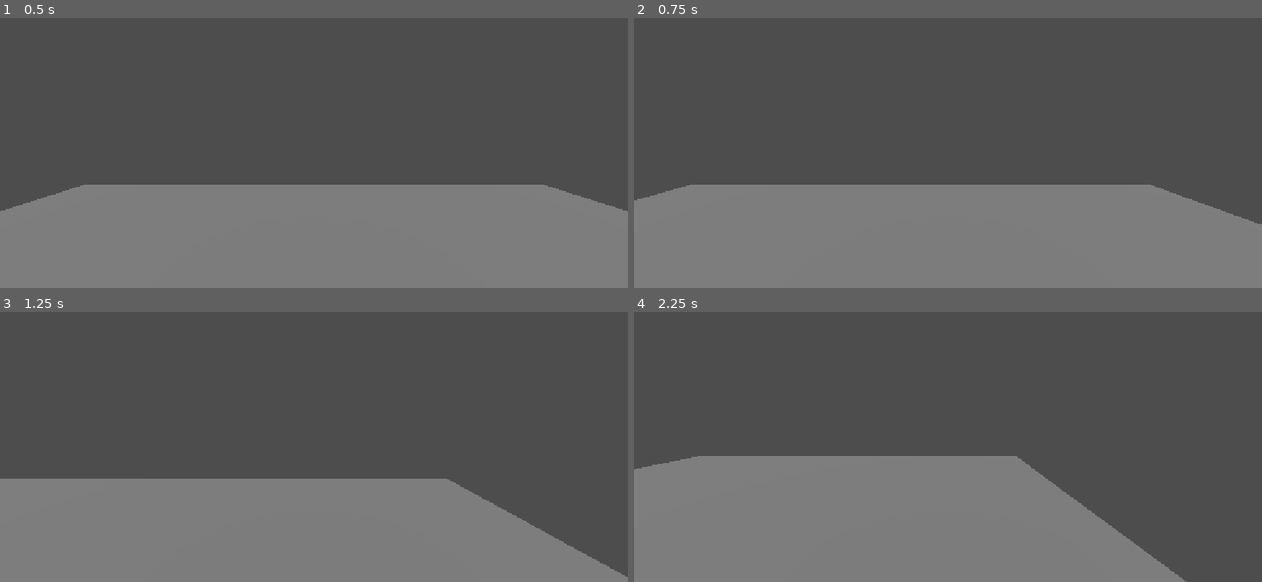
Above: before the commit, frames 1-4 (two rows, left to right).
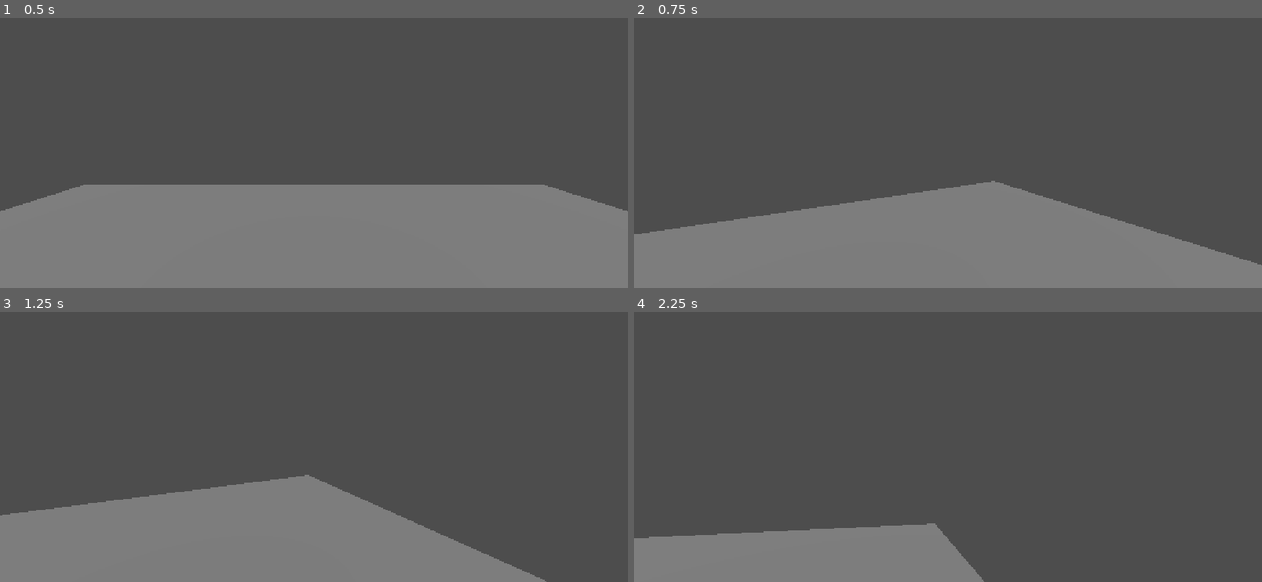
Above: after the commit, the same moments.

Repository: Ryts319/nightshiftIT
Game: Godot game, scene res://main.tscn
Same seed, same stepped clock (60 frames per second), same inputs: the game is played once before the commit and once after it. The project has no main scene, so this scene is started directly.
Inputs (mouse positions are in pixels of both pictures, inside the frame that each line leads up to):
- Up to frame 1 (0.5 s): no input
- Up to frame 2 (0.75 s): tap Enter at 0.5 s; move the mouse to (1086, 93) at 0.52 s; hold D (move_right) from 0.53 s (still down); click (1086, 93) at 0.67 s
- Up to frame 3 (1.25 s): keep holding D (move_right)
- Up to frame 4 (2.25 s): move the mouse to (822, 422) at 1.27 s; release D (move_right) at 1.28 s; hold S (move_backward) 1.28-2.03 s; click (822, 422) at 1.42 s; move the mouse to (1010, 328) at 2.02 s; hold D (move_right) from 2.03 s (still down); click (1010, 328) at 2.17 s

Frame 1 is identical in both runs. In frame 2, 9.5% of the frame differs, in the area x 0-100%, y 60-92%; in frame 3, 9.7%; in frame 4, 25%, in the area x 0-88%, y 53-100%.

Commit message:
added mouse movement

Diff:
--- a/player.gd
+++ b/player.gd
@@ -2,25 +2,39 @@
 
 @export var speed: float = 3.0
 @export var gravity: float = 9.8
+@export var mouse_sensitivity: float = 0.002 # radians per pixel
+@export var max_pitch_degrees: float = 89.0 # highest player can look up
+
+@onready var camera: Camera3D = $Camera3D
+
+func _ready() -> void:
+	Input.mouse_mode = Input.MOUSE_MODE_CAPTURED
+
+func _unhandled_input(event: InputEvent) -> void:
+	if event is InputEventMouseMotion and Input.mouse_mode == Input.MOUSE_MODE_CAPTURED:
+		rotate_y(-event.relative.x * mouse_sensitivity) # yaw turns the whole body
+		camera.rotate_x(-event.relative.y * mouse_sensitivity) # pitch only tilts the camera
+		var max_pitch := deg_to_rad(max_pitch_degrees)
+		camera.rotation.x = clamp(camera.rotation.x, -max_pitch, max_pitch)
+	elif event.is_action_pressed("ui_cancel"):
+		Input.mouse_mode = Input.MOUSE_MODE_VISIBLE # Esc frees the cursor
+	elif event is InputEventMouseButton and event.pressed:
+		Input.mouse_mode = Input.MOUSE_MODE_CAPTURED # click to recapture
 
 func _physics_process(delta: float) -> void:
 	if not is_on_floor():
 		velocity.y -= gravity * delta # gravity in air
-
 	var input_direction := Input.get_vector(
 		"move_left",
 		"move_right",
 		"move_forward",
 		"move_backward"
 	)
-
 	var direction := transform.basis * Vector3(
 		input_direction.x,
 		0.0,
 		input_direction.y
 	)
-
 	velocity.x = direction.x * speed
 	velocity.z = direction.z * speed
-
 	move_and_slide()
